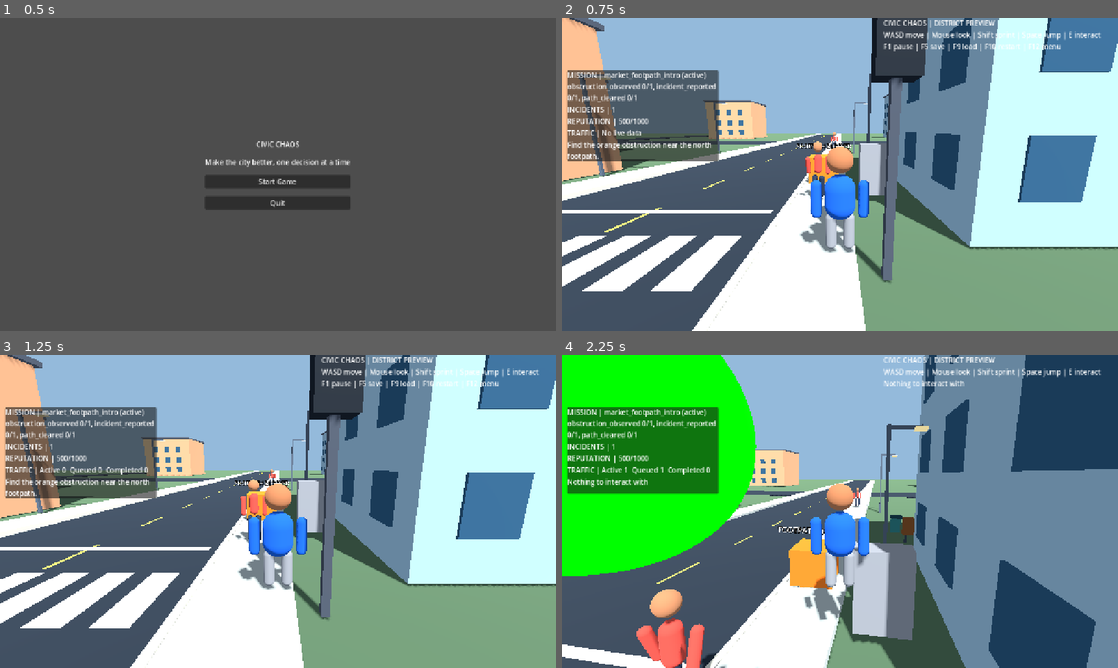
Above: before the commit, frames 1-4 (two rows, left to right).
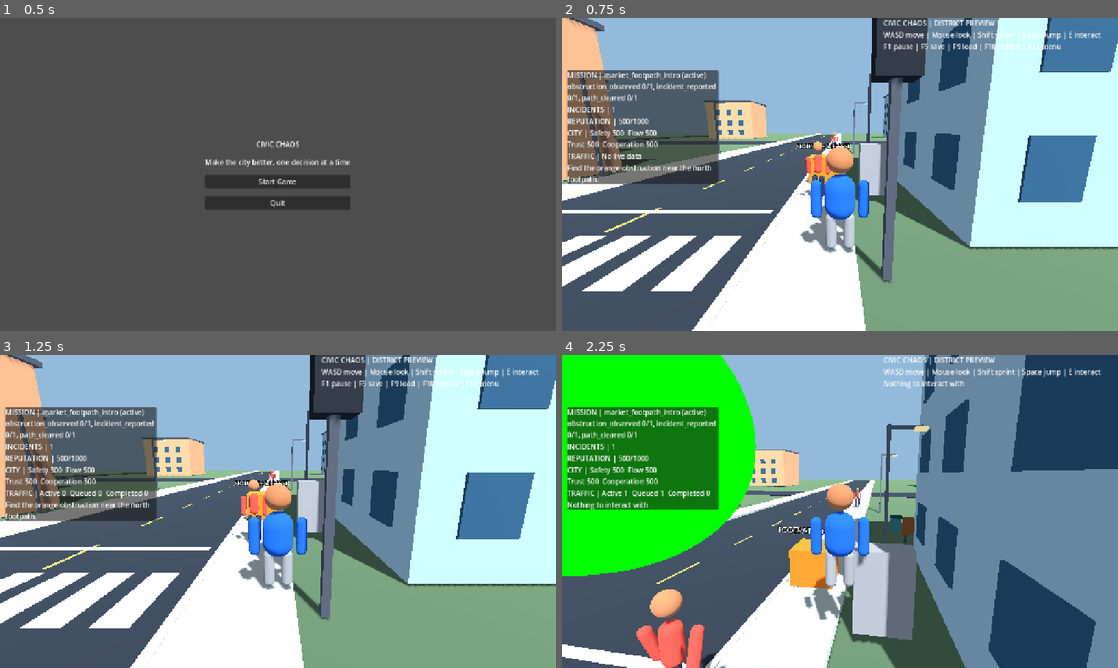
Above: after the commit, the same moments.

Repository: gauravprajapat-23/civic-chaos
Game: Godot game, scene res://scenes/core/menu.tscn
Two runs of this game, one before a commit and one after it. Both use one fixed random seed, a clock stepped at 60 frames per second and the inputs below.
Inputs (mouse positions are in pixels of both pictures, inside the frame that each line leads up to):
- Up to frame 1 (0.5 s): no input
- Up to frame 2 (0.75 s): click "Start Game" at 0.5 s
- Up to frame 3 (1.25 s): no input
- Up to frame 4 (2.25 s): tap Enter at 1.25 s; move the mouse to (867, 511) at 1.27 s; hold E (interact) 1.28-2.03 s; hold W (move_forward) from 1.28 s (still down); tap Space (jump) at 1.52 s; move the mouse to (812, 511) at 2.02 s; tap E (interact) at 2.1 s

Frame 1 is identical in both runs. In frame 2, 2.7% of the frame differs, in the area x 0-29%, y 35-54%; in frame 3, 2.9%; in frame 4, 2.2%.

Commit message:
feat(ui): show all four live civic metrics in mission HUD

Diff:
--- a/scripts/civic/gameplay_session.gd
+++ b/scripts/civic/gameplay_session.gd
@@ -127,6 +127,7 @@
         "mission": (missions.missions.get(MISSION_ID, {}) as Dictionary).duplicate(true),
         "incidents": 0 if finished else 1,
         "reputation": metrics.reputation(),
+        "scores": metrics.scores.duplicate(true),
         "feedback": feedback
     }
 
--- a/scripts/ui/civic_status_hud.gd
+++ b/scripts/ui/civic_status_hud.gd
@@ -5,6 +5,7 @@
 var mission_label: Label
 var incidents_label: Label
 var reputation_label: Label
+var dimensions_label: Label
 var traffic_label: Label
 var feedback_label: Label
 var _last_state: Dictionary = {}
@@ -25,6 +26,7 @@
     mission_label = _line(content)
     incidents_label = _line(content)
     reputation_label = _line(content)
+    dimensions_label = _line(content)
     traffic_label = _line(content)
     feedback_label = _line(content)
     render_state({})
@@ -56,6 +58,14 @@
     incidents_label.text = "INCIDENTS | --" if incident_count == null else "INCIDENTS | %d" % maxi(0, int(incident_count))
     var reputation: Variant = state.get("reputation", null)
     reputation_label.text = "REPUTATION | --" if reputation == null else "REPUTATION | %d/1000" % clampi(int(reputation), 0, 1000)
+    var civic_scores: Dictionary = state.get("scores", {})
+    if civic_scores.has("safety") and civic_scores.has("efficiency") and civic_scores.has("trust") and civic_scores.has("cooperation"):
+        dimensions_label.text = "CITY | Safety %d  Flow %d\nTrust %d  Cooperation %d" % [
+            int(civic_scores["safety"]), int(civic_scores["efficiency"]),
+            int(civic_scores["trust"]), int(civic_scores["cooperation"])
+        ]
+    else:
+        dimensions_label.text = "CITY | No civic metrics yet"
     var traffic: Dictionary = state.get("traffic", {})
     traffic_label.text = "TRAFFIC | No live data" if traffic.is_empty() else "TRAFFIC | Active %d  Queued %d  Completed %d" % [maxi(0, int(traffic.get("active", 0))), maxi(0, int(traffic.get("queue", 0))), maxi(0, int(traffic.get("completed", 0)))]
     feedback_label.text = str(state.get("feedback", "E interact | F1 pause"))
--- a/tests/civic_hud_test.gd
+++ b/tests/civic_hud_test.gd
@@ -11,12 +11,16 @@
     await process_frame
     assert(hud.traffic_label.text.contains("No live data"))
     assert(hud.reputation_label.text.contains("--"))
+    assert(hud.dimensions_label.text.contains("No civic metrics"))
     var mission := {"id": "wrong_way_disaster", "state": "active", "objectives": [{"event": "report", "target": 1}], "progress": {"report": 0}}
-    hud.render_state({"mission": mission, "incidents": 1, "reputation": 610, "traffic": {"active": 8, "queue": 3, "completed": 4}, "feedback": "Incident reported"})
+    hud.render_state({"mission": mission, "incidents": 1, "reputation": 610, "scores": {"safety": 540, "efficiency": 620, "trust": 570, "cooperation": 710}, "traffic": {"active": 8, "queue": 3, "completed": 4}, "feedback": "Incident reported"})
     assert(hud.mission_label.text.contains("report 0/1"))
     assert(hud.traffic_label.text.contains("Queued 3"))
     assert(hud.incidents_label.text.contains("1"))
     assert(hud.reputation_label.text.contains("610"))
+    assert(hud.dimensions_label.text.contains("Flow 620"))
+    assert(hud.dimensions_label.text.contains("Cooperation 710"))
+    assert(hud.current_state()["scores"]["trust"] == 570)
     assert(hud.feedback_label.text == "Incident reported")
     assert(hud.current_state()["mission"]["id"] == "wrong_way_disaster")
     hud.visible = false
